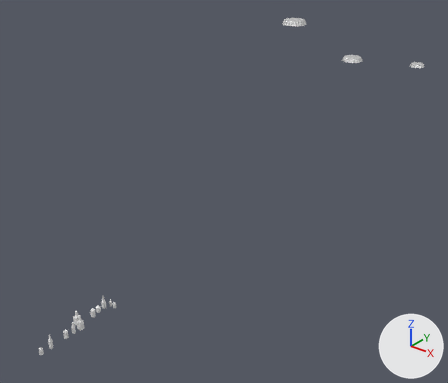
The Blender file BlenderModels/GasStation/Props/BottlesDrinks.blend as it was, and as the next commit left it.
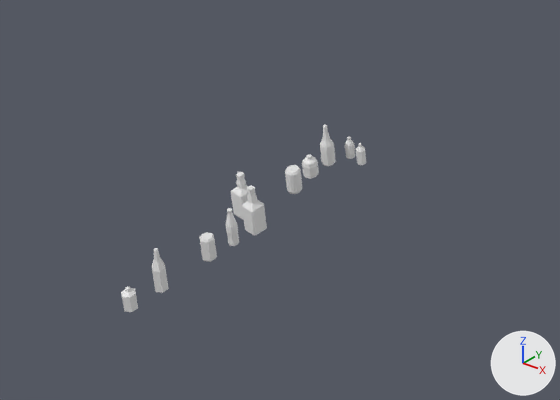
Each version is shown whole from a camera (50 mm lens) standing at (7.14, -5.27, 6.64) and looking at (-0.66, 4.48, 0.6), then close up on the part from 0% to 40% of the width and 67% to 100% of the height. Lighting does not change. The marker at lower right points along +X, +Y and +Z. The last two pictures show the newer version.

Objects in the first close-up: 'ColaBottle', 'Cylinder.002', 'DakJeckels', 'JakJeckel', 'Wine' and 6 more.
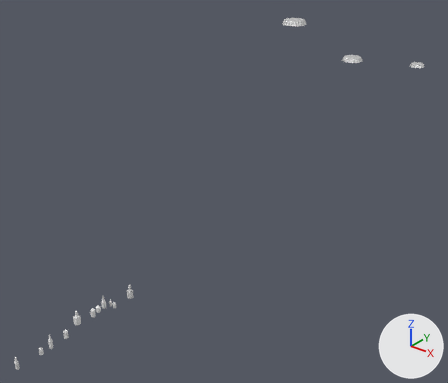
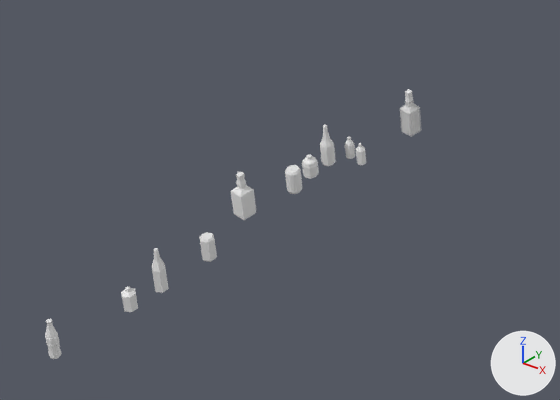
Boxes [x1, y1, x2, y2] around the edits, measured in the close-ups (560 x 400 px):
'JakJeckel', moved: before [242, 185, 267, 236]; after [400, 89, 422, 137]
'ColaBottle', moved: before [226, 208, 239, 246]; after [45, 319, 61, 359]

The change, as a list of edits to the scene's bpy script:
```text
Change ob_colabottle:
    ob_colabottle.location: (0.0, -0.347, 0.0) -> (0.0, -1.446, 0.0)
Change ob_jakjeckel:
    ob_jakjeckel.location: (0.0, -0.198, 0.0) -> (0.0, 0.939, 0.0)
```
